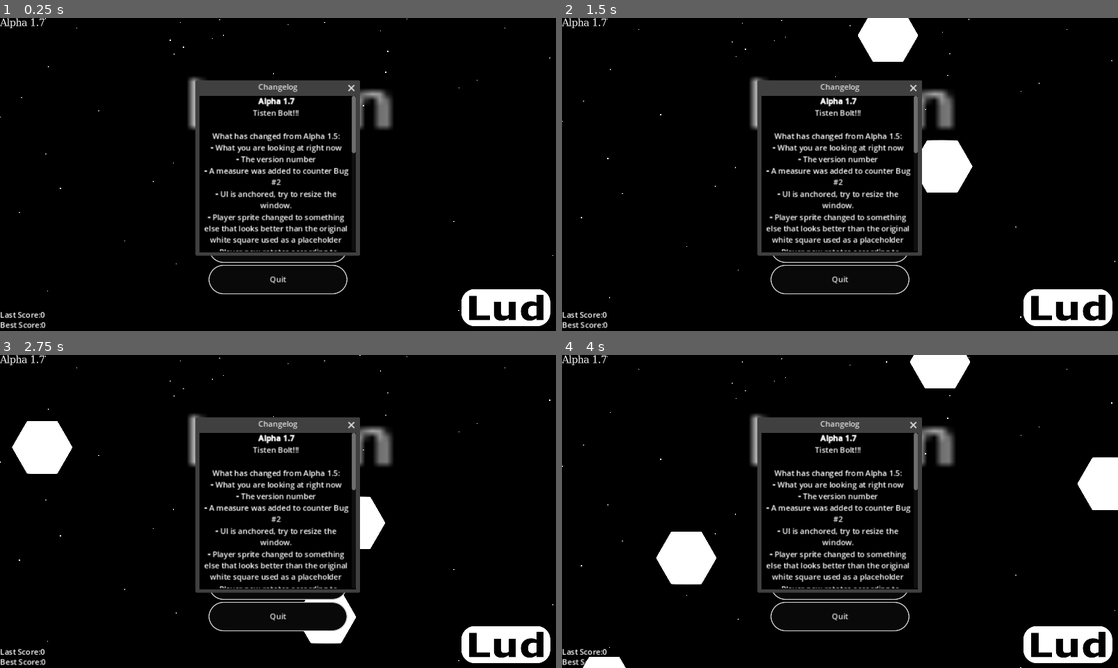
Above: before the commit, frames 1-4 (two rows, left to right).
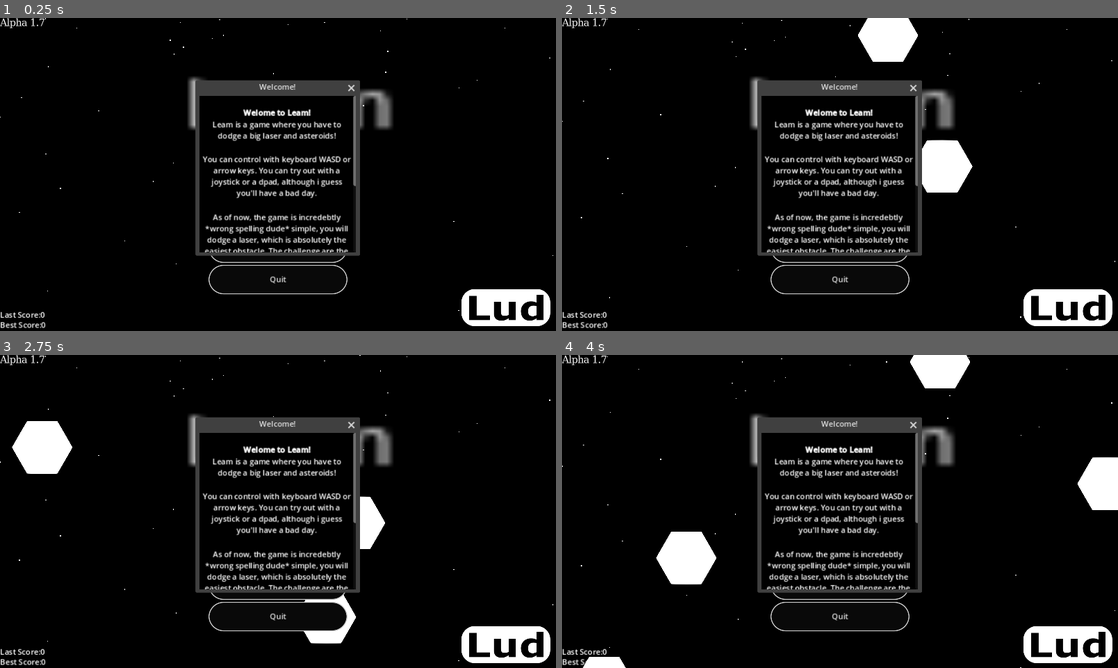
Above: after the commit, the same moments.

Repository: krispysauce098/leam
Game: Godot game, scene res://scenes/game.tscn
Two runs of this game, one before a commit and one after it. Both use one fixed random seed, a clock stepped at 60 frames per second and the inputs below.
Inputs:
- Up to frame 1 (0.25 s): no input
- Up to frame 2 (1.5 s): click "Play" at 0.5 s; click "Play" at 1.25 s
- Up to frame 3 (2.75 s): hold Right (move-right) from 2.03 s (still down)
- Up to frame 4 (4 s): release Right (move-right) at 2.78 s; hold Down (move-down) 2.78-3.53 s; hold Right (move-right) from 3.53 s (still down)

The runs differ from the first frame. In frame 1, 4.0% of the frame differs, in the area x 36-64%, y 21-75%; in frame 2, 4.0%; in frame 3, 4.0%; in frame 4, 4.0%.

Commit message:
sfds

Diff:
--- /dev/null
+++ b/acheivements.gd
@@ -0,0 +1,15 @@
+extends Resource
+class_name Achievement
+
+## The name of the achievement, doesn't need to be unique
+@export var name: String
+## The ID of the achievement, needs to be unique
+@export var id: StringName
+## The description of the achievement, used to communicate what the achievement does.
+@export var description: String
+## Image for the achievement
+@export var cover_texture: Texture2D
+## Determines if the achievement is secret or not
+@export var is_secret: bool
+## Says if the player has achieved this achievement or not
+@export var achieved: bool
--- /dev/null
+++ b/assets/panel.tres
@@ -0,0 +1,13 @@
+[gd_resource type="StyleBoxFlat" format=3 uid="uid://bj436lspdp35w"]
+
+[resource]
+bg_color = Color(0.0705882, 0.0705882, 0.0705882, 1)
+border_width_left = 2
+border_width_top = 2
+border_width_right = 2
+border_width_bottom = 2
+corner_radius_top_left = 85
+corner_radius_top_right = 85
+corner_radius_bottom_right = 85
+corner_radius_bottom_left = 85
+corner_detail = 15
--- /dev/null
+++ b/scenes/achievement_panel.tscn
@@ -0,0 +1,23 @@
+[gd_scene load_steps=3 format=3 uid="uid://bsdnmbqkr78y5"]
+
+[ext_resource type="Script" path="res://scripts/AchievementPanel.gd" id="1_um8g5"]
+[ext_resource type="StyleBox" uid="uid://bj436lspdp35w" path="res://assets/panel.tres" id="2_08wbp"]
+
+[node name="AchievementPanel" type="CanvasLayer"]
+script = ExtResource("1_um8g5")
+
+[node name="Panel" type="Panel" parent="."]
+anchors_preset = 1
+anchor_left = 1.0
+anchor_right = 1.0
+offset_left = -200.0
+offset_bottom = 75.0
+grow_horizontal = 0
+theme_override_styles/panel = ExtResource("2_08wbp")
+
+[node name="TextureRect" type="TextureRect" parent="Panel"]
+layout_mode = 0
+offset_left = 18.0
+offset_top = 17.0
+offset_right = 58.0
+offset_bottom = 57.0
--- /dev/null
+++ b/scenes/changelog.tscn
@@ -0,0 +1,31 @@
+[gd_scene format=3 uid="uid://dru3dtl568u64"]
+
+[node name="changelog" type="Window"]
+mode = 2
+title = "Changelog"
+initial_position = 2
+size = Vector2i(325, 325)
+
+[node name="RichTextLabel" type="RichTextLabel" parent="."]
+anchors_preset = 5
+anchor_left = 0.5
+anchor_right = 0.5
+offset_left = -162.5
+offset_right = 162.5
+offset_bottom = 325.0
+grow_horizontal = 2
+bbcode_enabled = true
+text = "[center][b][i]Leam Alpha 2.0[/i][/b]
+[i]Save, Analyze, and Acheive[/i]
+
+[b]What changed from 1.7?[/b]
+3/29/2024
+[b]-[/b] A save and load mechanisim was added
+[b]-[/b] You can see your analytics in the console, seeing it ingame will be for soon
+[b]-[/b] There's a new score formula which uses data from analytics.
+[b]-[/b] The old changelog is now a tutorial
+[b]-[/b] This changelog has been added
+[b]-[/b] Bug for rocket fire emitter squashed
+[b]-[/b] Barebones for achevements has been laid out.
+
+[/center]"
--- a/scenes/game.tscn
+++ b/scenes/game.tscn
@@ -14,6 +14,7 @@
 [ext_resource type="PackedScene" uid="uid://b03vymllo0eva" path="res://scenes/pausemenu.tscn" id="10_vvo28"]
 [ext_resource type="PackedScene" uid="uid://c3m305c0dk8u1" path="res://scenes/welcomepopup.tscn" id="13_1i1wt"]
 [ext_resource type="PackedScene" uid="uid://dtfeioyvygr0o" path="res://scenes/options.tscn" id="13_04ppo"]
+[ext_resource type="PackedScene" uid="uid://dru3dtl568u64" path="res://scenes/changelog.tscn" id="14_lyh7a"]
 
 [sub_resource type="Curve2D" id="Curve2D_t8p54"]
 _data = {
@@ -132,6 +133,10 @@
 [node name="Settings" parent="UI" instance=ExtResource("13_04ppo")]
 visible = false
 
+[node name="changelog" parent="UI" instance=ExtResource("14_lyh7a")]
+visible = false
+always_on_top = true
+
 [node name="Stars" type="CPUParticles2D" parent="."]
 position = Vector2(576, 0)
 amount = 200
@@ -146,6 +151,7 @@
 scale_amount_max = 2.0
 
 [node name="HFTP" parent="." instance=ExtResource("13_1i1wt")]
+gui_embed_subwindows = true
 mode = 0
 popup_window = true
 
@@ -161,7 +167,13 @@
 [connection signal="timeout" from="Fox43AttackTimer/Fox43LaserTimer" to="." method="_on_fox_43_laser_tmer_timeout"]
 [connection signal="timeout" from="Fox43AttackTimer/Fox43MoveTimer" to="." method="_on_fox_43_move_timer_timeout"]
 [connection signal="quit_press" from="UI/MainMenu" to="." method="_on_main_menu_quit_press"]
+[connection signal="setting_press" from="UI/MainMenu" to="." method="_on_main_menu_setting_press"]
 [connection signal="menu_press" from="UI/HUD/PauseMenu" to="." method="_on_menu_press"]
 [connection signal="quit_press" from="UI/HUD/PauseMenu" to="." method="_on_pause_menu_quit_press"]
 [connection signal="resume_press" from="UI/HUD/PauseMenu" to="UI/HUD" method="_on_pause_menu_resume_press"]
+[connection signal="setting_press" from="UI/HUD/PauseMenu" to="." method="_on_pause_menu_setting_press"]
+[connection signal="changelog_show" from="UI/Settings" to="." method="_on_settings_changelog_show"]
+[connection signal="close_requested" from="UI/Settings" to="." method="_on_settings_close_requested"]
+[connection signal="reset" from="UI/Settings" to="." method="_on_settings_reset"]
+[connection signal="close_requested" from="UI/changelog" to="." method="_on_changelog_close_requested"]
 [connection signal="close_requested" from="HFTP" to="." method="_on_hftp_close_requested"]
--- a/scenes/options.tscn
+++ b/scenes/options.tscn
@@ -1,6 +1,10 @@
-[gd_scene load_steps=2 format=3 uid="uid://dtfeioyvygr0o"]
+[gd_scene load_steps=6 format=3 uid="uid://dtfeioyvygr0o"]
 
 [ext_resource type="Script" path="res://scripts/settings.gd" id="1_egohg"]
+[ext_resource type="StyleBox" uid="uid://04i0fc46yi0a" path="res://assets/button.tres" id="2_yojek"]
+[ext_resource type="StyleBox" uid="uid://dfojhhfm26pbu" path="res://assets/button_press.tres" id="3_3go1y"]
+[ext_resource type="StyleBox" uid="uid://5xmq7qx6lyt1" path="res://assets/button_fh.tres" id="4_1aqgf"]
+[ext_resource type="StyleBox" uid="uid://c7e3ekqxdgnam" path="res://assets/button_disabled.tres" id="5_ghxfq"]
 
 [node name="Settings" type="Window"]
 mode = 2
@@ -13,21 +17,43 @@
 script = ExtResource("1_egohg")
 
 [node name="V" type="VBoxContainer" parent="."]
-offset_right = 40.0
-offset_bottom = 40.0
+anchors_preset = 8
+anchor_left = 0.5
+anchor_top = 0.5
+anchor_right = 0.5
+anchor_bottom = 0.5
+offset_left = -43.5
+offset_top = -44.5
+offset_right = 43.5
+offset_bottom = 44.5
+grow_horizontal = 2
+grow_vertical = 2
 
-[node name="H1" type="HBoxContainer" parent="V"]
+[node name="Reset Save" type="Button" parent="V"]
 layout_mode = 2
+theme_override_styles/normal = ExtResource("2_yojek")
+theme_override_styles/hover = ExtResource("4_1aqgf")
+theme_override_styles/pressed = ExtResource("3_3go1y")
+theme_override_styles/focus = ExtResource("4_1aqgf")
+text = "Reset Save"
 
-[node name="Label" type="Label" parent="V/H1"]
+[node name="Changelog" type="Button" parent="V"]
 layout_mode = 2
-text = "Speed"
+theme_override_styles/normal = ExtResource("2_yojek")
+theme_override_styles/hover = ExtResource("4_1aqgf")
+theme_override_styles/pressed = ExtResource("3_3go1y")
+theme_override_styles/focus = ExtResource("4_1aqgf")
+text = "Changelog"
 
-[node name="T" type="LineEdit" parent="V/H1"]
+[node name="Credits" type="Button" parent="V"]
 layout_mode = 2
-text = "400"
-virtual_keyboard_type = 2
+theme_override_styles/normal = ExtResource("2_yojek")
+theme_override_styles/hover = ExtResource("4_1aqgf")
+theme_override_styles/pressed = ExtResource("3_3go1y")
+theme_override_styles/disabled = ExtResource("5_ghxfq")
+theme_override_styles/focus = ExtResource("4_1aqgf")
+disabled = true
+text = "Credits"
 
-[node name="Label" type="Label" parent="V"]
-layout_mode = 2
-text = "!Integer only!"
+[connection signal="pressed" from="V/Reset Save" to="." method="_on_reset_save_pressed"]
+[connection signal="pressed" from="V/Changelog" to="." method="_on_changelog_pressed"]
--- a/scenes/pausemenu.tscn
+++ b/scenes/pausemenu.tscn
@@ -75,7 +75,6 @@
 theme_override_styles/pressed = ExtResource("3_rer1e")
 theme_override_styles/disabled = ExtResource("4_ptkgo")
 theme_override_styles/focus = ExtResource("2_ossdc")
-disabled = true
 action_mode = 0
 text = "Settings"
 
@@ -108,5 +107,6 @@
 text = "Quit"
 
 [connection signal="pressed" from="Panel/ResumeButton" to="." method="_on_resume_button_pressed"]
+[connection signal="pressed" from="Panel/OptionsButton" to="." method="_on_options_button_pressed"]
 [connection signal="pressed" from="Panel/MenuButton" to="." method="_on_menu_button_pressed"]
 [connection signal="pressed" from="Panel/QuitButton" to="." method="_on_quit_button_pressed"]
--- a/scenes/welcomepopup.tscn
+++ b/scenes/welcomepopup.tscn
@@ -2,7 +2,7 @@
 
 [node name="HFTP" type="Window"]
 mode = 2
-title = "Changelog"
+title = "Welcome!"
 initial_position = 2
 size = Vector2i(325, 325)
 wrap_controls = true
@@ -13,31 +13,20 @@
 anchor_left = 0.5
 anchor_right = 0.5
 offset_left = -161.0
-offset_right = 161.0
-offset_bottom = 322.0
+offset_right = 164.0
+offset_bottom = 325.0
 grow_horizontal = 2
 bbcode_enabled = true
-text = "[center][b]Alpha 1.7[/b]
-Tisten Bolt!!!
+text = "[center]
+[b]Welome to Leam![/b]
+Leam is a game where you have to dodge a big laser and asteroids!
 
-What has changed from Alpha 1.5:
-[b]-[/b] What you are looking at right now
-[b]-[/b] The version number
-[b]-[/b] A measure was added to counter Bug #2
-[b]-[/b] UI is anchored, try to resize the window.
-[b]-[/b] Player sprite changed to something else that looks better than the original white square used as a placeholder
-[b]-[/b] Player now rotates according to direction
-[b]-[/b] Asteroid sprite changed from the white square placeholder
-[b]-[/b] Tisten Bolt mechanic added, the tisten bolt will be indicated with a warning at the bottom left, and the tisten bolt is simply a rapid spawning of
-asteroids
-[b]-[/b] The settings are being implemented, the setting button is no longer disabled but don't expect
-ANYTHING
+You can control with keyboard WASD or arrow keys. You can try out with a joystick or a dpad, although i guess you'll have a bad day.
 
-The enemy sprite is the only one left in the corner of white rectangles
-The update for 2.0 will be implementing a save mechanic.
-But hey, that's just a theory, a ____ theory! Hahahaha, wait, this is a changelog!!!!
+As of now, the game is incredebtly *wrong spelling dude* simple, you will dodge a laser, which is absolutely the easiest obstacle. The challenge are the asteroids, gear up because there will be a warning at the bottom left when they spawn rapidly.
 
-[i][b]- L10110[/b][/i]
+And I think that's all to prepare you, thanks for reading this tutorial or whatever.
+[b][i]- L10110[/i][/b]
 [/center]
 
 "
--- /dev/null
+++ b/scripts/AchievementPanel.gd
@@ -0,0 +1,4 @@
+extends CanvasLayer
+
+func load_achievement(path: String):
+	load(path)
--- a/scripts/main.gd
+++ b/scripts/main.gd
@@ -3,8 +3,9 @@
 @onready var fox43 = get_node("Fox43")
 @onready var player = get_node("Player")
 @onready var f43mp = get_node("Fox43MovePath/Fox43Point")
+
 var currentScore: int = 0
-var distance = 0
+var distance: int = 0
 var bestScore:int = 0 # I need to save this on a file, later on a file which is backed up to the cloud.
 var playing: bool = false
 var firstplay: bool = true
@@ -13,6 +14,8 @@
 ## The scene for the asteroid
 @export var asteroid_scene: PackedScene
 var tisten: int
+var save = GameSave.new()
+var saved = load("user://save.res")
 
 # Analytics
 var games_played: int
@@ -29,7 +32,7 @@
 
 # Called when the node enters the scene tree for the first time.
 func _ready():
-	print("Spaceship booted up, an imposter is among us. Hardware Version: AP-1-110")
+	print("Spaceship booted up, an imposter is among us. Hardware Version: AP-10-0")
 	player.set_process(false)
 	player.visible = false
 	player.position = $Startpos.position
@@ -37,14 +40,22 @@
 	fox43.position = f43mp.position
 	fox43.set_process(false)
 	fox43.visible = false
+
+	# For load
+	load_game()
+
 	$UI/MainMenu.set_last_score(str(currentScore))
 	$UI/MainMenu.set_best_score(str(bestScore))
 	$UI/MainMenu.visible = true
 	$SpawnTimer.start()
 
+	if firstplay == false:
+		$HFTP.hide()
+
+
 func gameover(code: int, reason: String):
 	print("Spaceship ate at starbucks, order: ", str(code)," Reason: ", reason)
-	currentScore = currentScore + distance
+	currentScore = currentScore + distance + last_tisten_bolts_survived
 	playing = false
 	if currentScore > bestScore:
 		bestScore = currentScore
@@ -78,6 +89,8 @@
 	print("All tisten bolts survived: ", all_tisten_bolts_survived)
 	print("Last tisten bolts survived: ", last_tisten_bolts_survived)
 	print("Best tisten bolts survived: ", best_tisten_bolts_survived)
+
+	save_game()
 
 func newgame():
 	playing = true
@@ -143,10 +156,32 @@
 	pass
 
 func save_game():
-	pass
+	save.best_score = bestScore
+	save.all_tisten_bolts_survived = all_tisten_bolts_survived
+	save.best_lasers_dodged = best_lasers_dodged
+	save.best_tisten_bolts_survived = best_tisten_bolts_survived
+	save.first_play = firstplay
+	save.games_played = games_played
+	save.all_lasers_dodged = all_lasers_dodged
+	save.best_lasers_dodged = best_lasers_dodged
+	var sucess = ResourceSaver.save(save, "user://save.res")
+	assert(sucess == OK)
+	print("Sucess: ", sucess)
 
 func load_game():
-	pass
+	var dem = load("user://save.res")
+	if dem == null:
+		save = GameSave.new()
+	else:
+		save = dem
+	bestScore = save.best_score
+	all_tisten_bolts_survived = save.all_tisten_bolts_survived
+	best_lasers_dodged = save.best_lasers_dodged
+	best_tisten_bolts_survived = save.best_tisten_bolts_survived
+	firstplay = save.first_play
+	games_played = save.games_played
+	all_lasers_dodged = save.all_lasers_dodged
+	best_lasers_dodged = save.best_lasers_dodged
 
 # Called every frame. 'delta' is the elapsed time since the previous frame.
 @warning_ignore("unused_parameter")
@@ -223,6 +258,7 @@
 		if area == get_node("Player"):
 			player.set_process(false)
 			player.visible = false
+			$RPEmitter.emitting = false
 			if foxblast == true:
 				$BlastedDebris.emitting = true
 			else:
@@ -294,16 +330,52 @@
 			fox43.position = f43mp.position
 
 func _on_menu_press():
+	save_game()
 	gameover(3, "Player gone to the main menu that served space meat")
 
 
 func _on_pause_menu_quit_press():
+	save_game()
 	get_tree().quit()
 
 
 func _on_main_menu_quit_press():
+	save_game()
 	get_tree().quit()
 
 
 func _on_hftp_close_requested():
 	$HFTP.hide()
+
+
+func _on_settings_reset():
+	save = GameSave.new()
+	save_game()
+	$HFTP.show()
+	$UI/Settings.hide()
+	get_tree().call_group("asteroid", "queue_free")
+	$UI/MainMenu.set_last_score(str(0))
+	$UI/MainMenu.set_best_score(str(0))
+	gameover(4, "Player broke his spaceship")
+	push_error("Reset does not work well, to be fixed.")
+
+
+
+func _on_settings_close_requested():
+	$UI/Settings.hide()
+
+
+func _on_main_menu_setting_press():
+	$UI/Settings.show()
+
+
+func _on_pause_menu_setting_press():
+	$UI/Settings.show()
+
+
+func _on_settings_changelog_show():
+	$UI/changelog.show()
+
+
+func _on_changelog_close_requested():
+	$UI/changelog.hide()
--- a/scripts/pausemenu.gd
+++ b/scripts/pausemenu.gd
@@ -18,3 +18,7 @@
 
 func _on_quit_button_pressed():
 	emit_signal("quit_press")
+
+
+func _on_options_button_pressed():
+	emit_signal("setting_press")
--- a/scripts/save_game.gd
+++ b/scripts/save_game.gd
@@ -1,11 +1,10 @@
 extends Resource
 class_name GameSave
 
-@export var first_play: bool
-@export var last_score: int
-@export var best_score: int
-@export var games_played: int
-@export var lasers_dodged: int
-@export var best_lasers_dodged: int
-@export var all_tisten_bolts_survived: int
-@export var best_tisten_bolts_survived: int
+@export var first_play: bool = true
+@export var best_score: int = 0
+@export var games_played: int = 0
+@export var all_lasers_dodged: int = 0
+@export var best_lasers_dodged: int = 0
+@export var all_tisten_bolts_survived: int = 0
+@export var best_tisten_bolts_survived: int = 0
--- a/scripts/settings.gd
+++ b/scripts/settings.gd
@@ -1,3 +1,14 @@
 extends Window
 
 #WHY BOTHER? - L10110, Spaceship1842, Zacksio1842, Boine
+
+signal reset
+signal changelog_show
+
+
+func _on_reset_save_pressed():
+	emit_signal("reset")
+
+
+func _on_changelog_pressed():
+	emit_signal("changelog_show")
Binary file added: LeamCover1.7.png
Not shown, added: LeamCover1.7.png.import
Not shown: 1 places in scenes/game.tscn that only renumber resources
